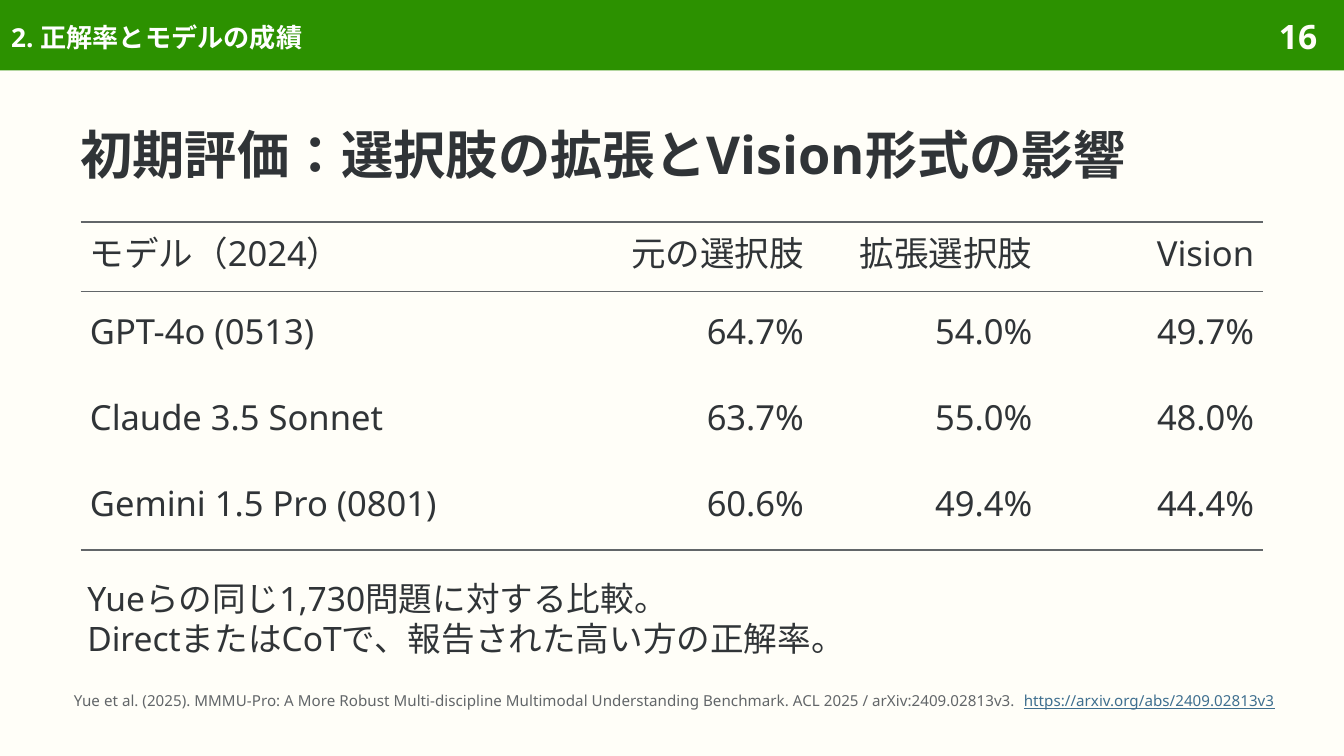
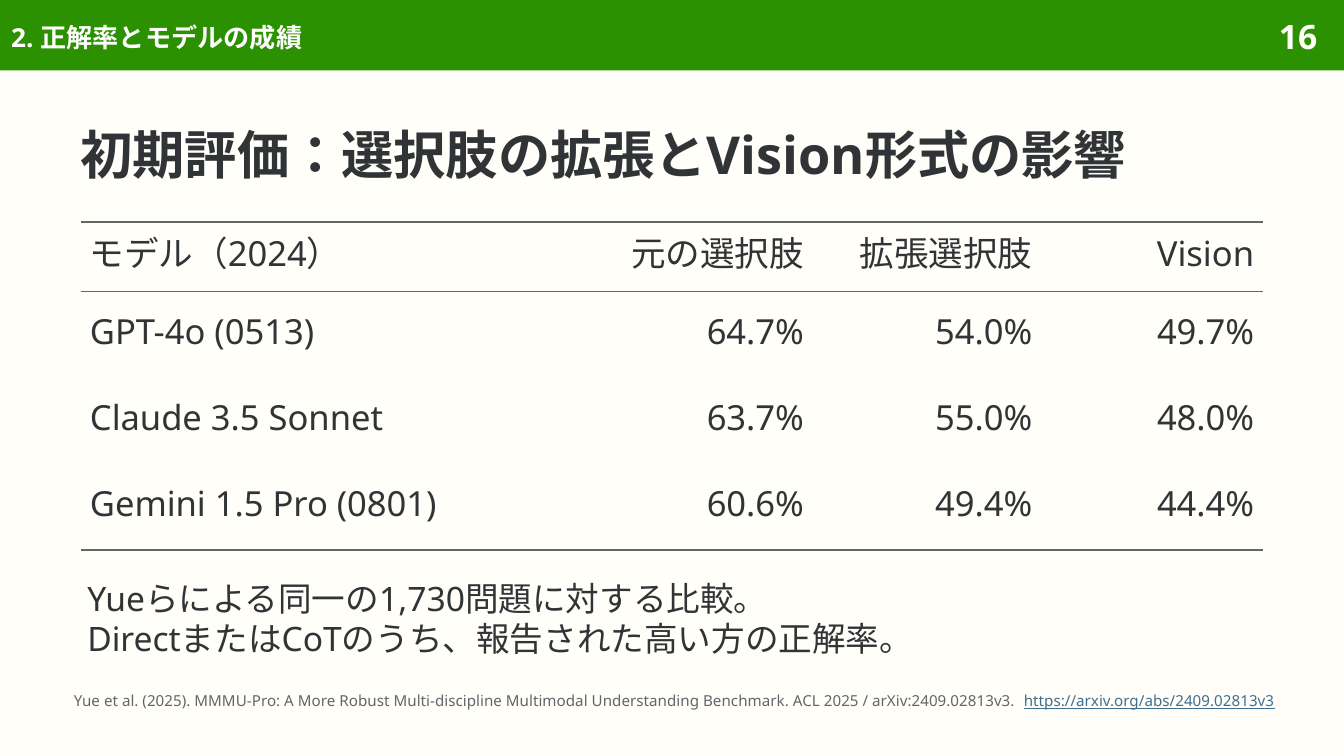
Before and after one commit to sasakiy84/datasets-in-10-minutes, a slide deck: slide 16 of slides/datasets-in-10-minutes-mmmu-pro.pptx. Drawn at 1344x756 pixels with LibreOffice and Linux fonts; fonts in the diff are those of the drawing. Boxes give left, top, right and bottom in pixels: in the first picture for what was removed or moved away, otherwise in the second. Text is boxed around its words. In the diff, an @@ line names an element or a change of style, - is before the commit and + after.

```diff
--- a/slides/datasets-in-10-minutes-mmmu-pro.pptx
+++ b/slides/datasets-in-10-minutes-mmmu-pro.pptx
@@ text at bbox=[87, 582, 913, 654]: text changed @@
-Yueらの同じ1,730問題に対する比較。
-DirectまたはCoTで、報告された高い方の正解率。
+Yueらによる同一の1,730問題に対する比較。
+DirectまたはCoTのうち、報告された高い方の正解率。
```
Also in this commit, not shown: 15 other slides changed, 7 other files.
